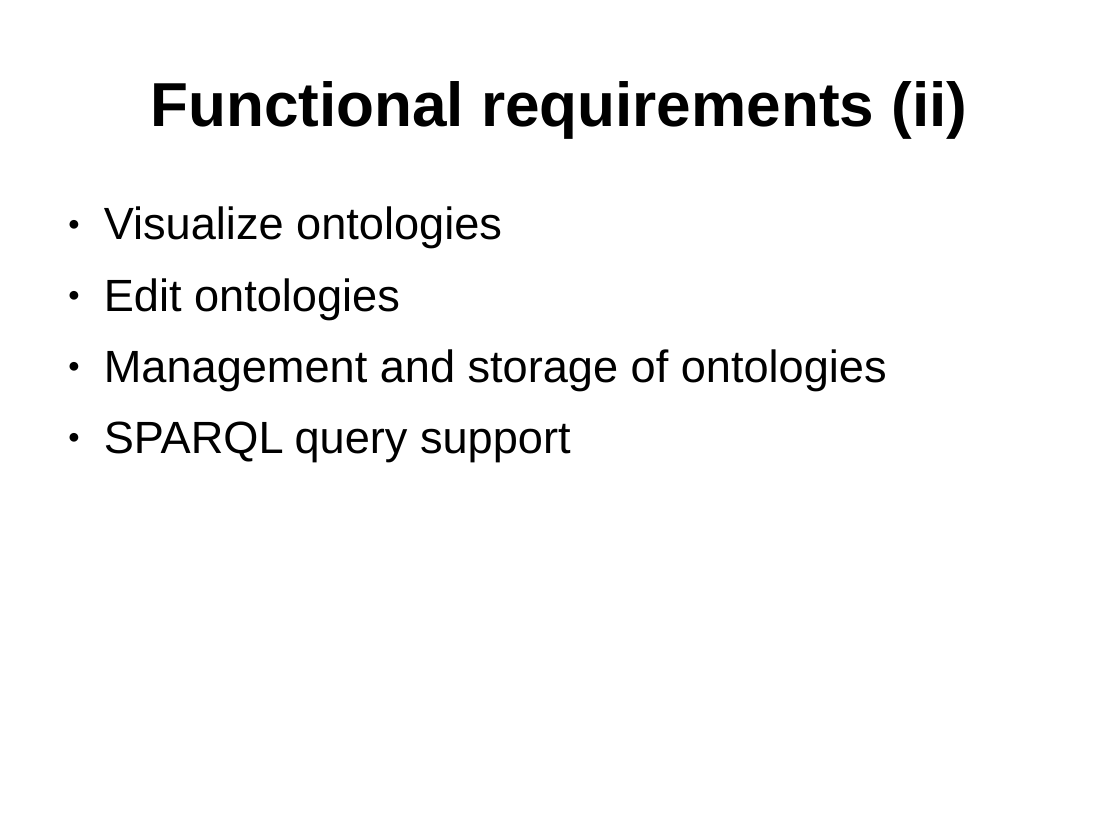
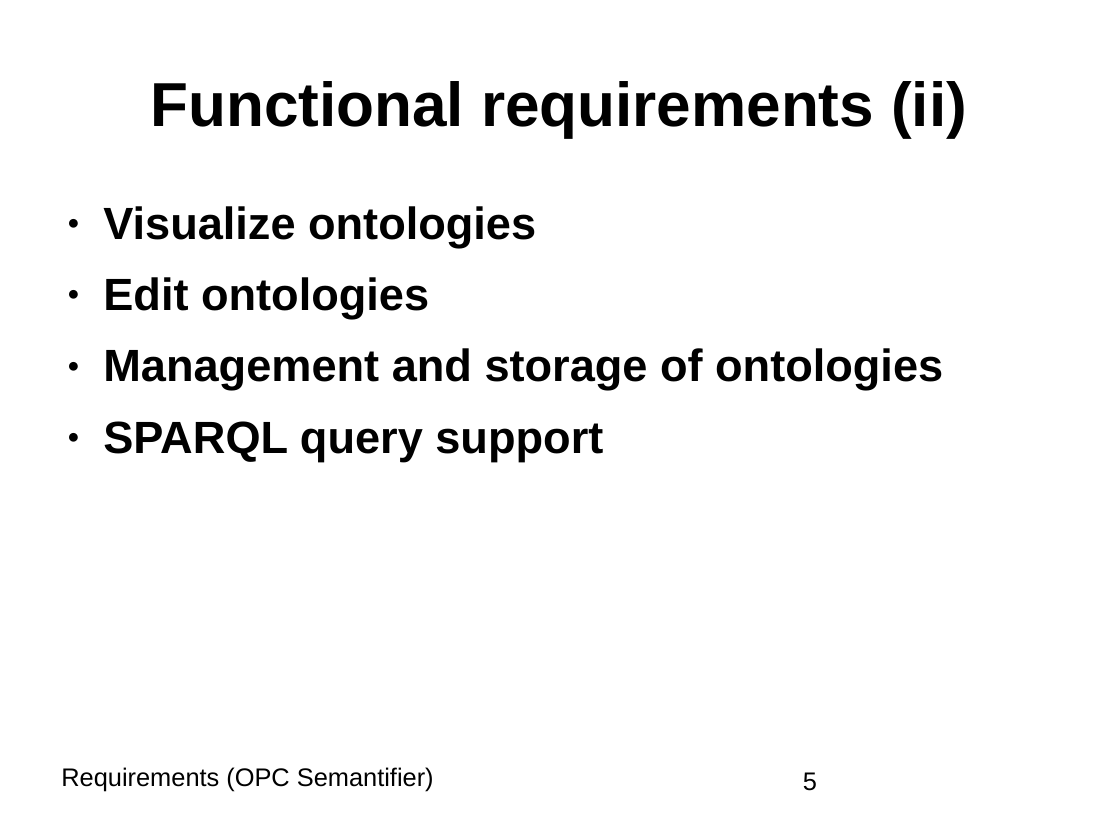
Before and after one commit to BonnWestCoast/Semantify.io-docs, a slide deck: slide 5 of 2requirements/presentation.ppt (slide 4 before the commit). Drawn at 1120x840 pixels with LibreOffice and Linux fonts; fonts in the diff are those of the drawing. Boxes give left, top, right and bottom in pixels: in the first picture for what was removed or moved away, otherwise in the second. Text is boxed around its words. In the diff, an @@ line names an element or a change of style, - is before the commit and + after.

```diff
--- a/2requirements/presentation.ppt
+++ b/2requirements/presentation.ppt
@@ text "Visualize ontologies" at [103,206,943,461]: bold on @@
@@ text added at [61,767,434,791], 18 pt, text #000000 @@
+Requirements (OPC Semantifier)
@@ page number added at [803,772,817,791], 18 pt, text #000000 @@
+5
```
Also in this commit, not shown: 3 other slides changed, 4 slides added, 1 slide removed, 3 other files.
